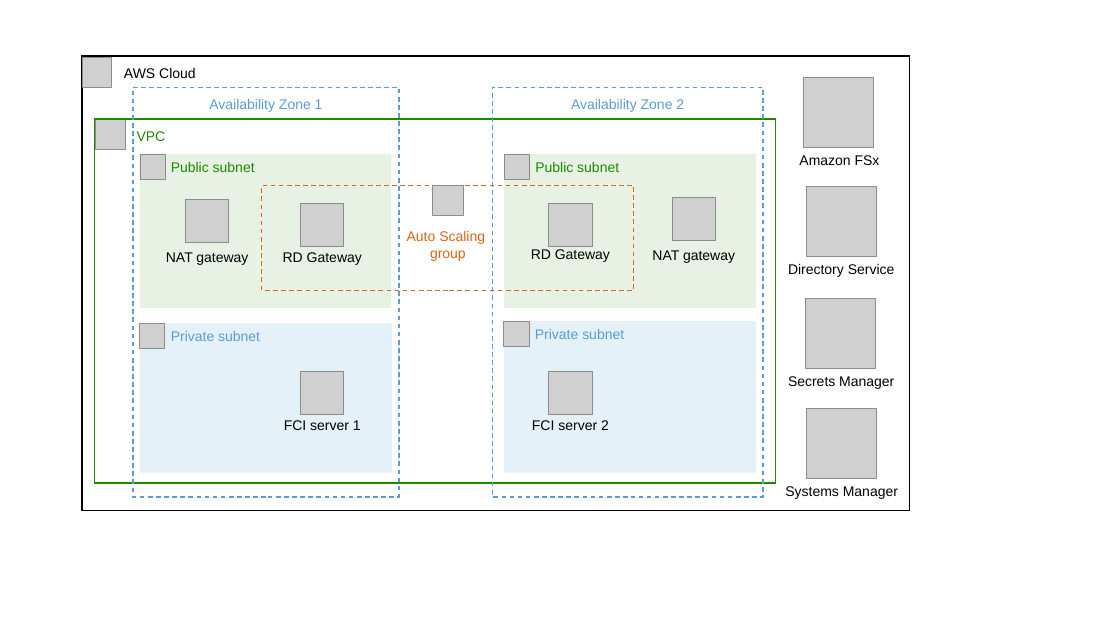
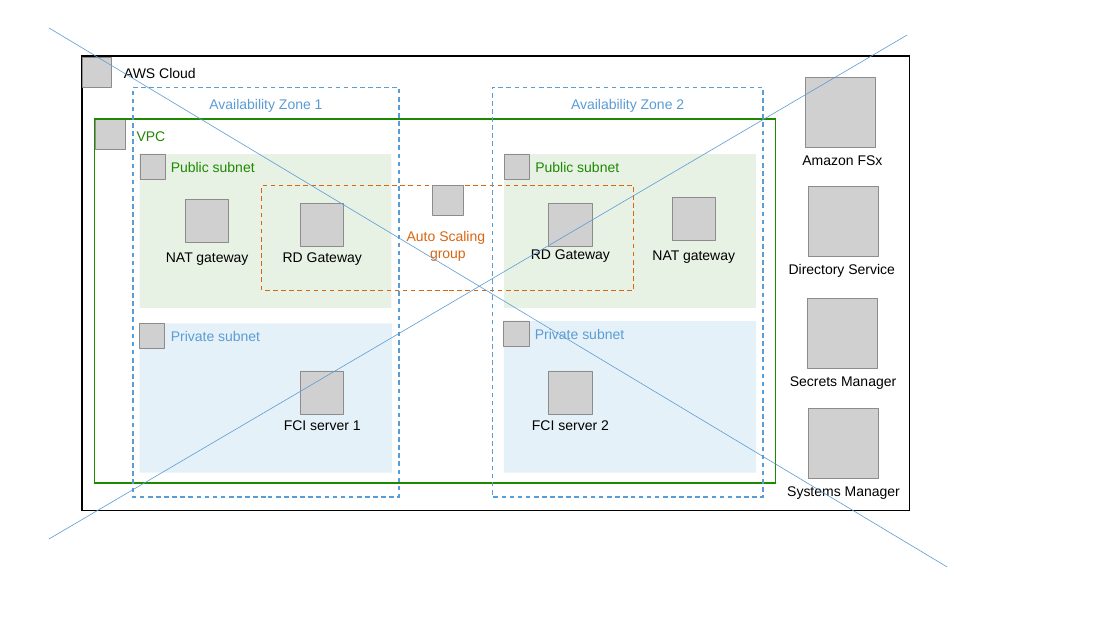
Before and after one commit to aws-quickstart/quickstart-microsoft-sql-fci-fsx, a slide deck: slide 3 of docs/images/ms-sql-fci-fsx-architecture_diagram.pptx (slide 1 before the commit). Drawn at 1120x630 pixels with LibreOffice and Linux fonts; fonts in the diff are those of the drawing; grey boxes stand for pictures. Boxes give left, top, right and bottom in pixels: in the first picture for what was removed or moved away, otherwise in the second. Text is boxed around its words. In the diff, an @@ line names an element or a change of style, - is before the commit and + after.

```diff
--- a/docs/images/ms-sql-fci-fsx-architecture_diagram.pptx
+++ b/docs/images/ms-sql-fci-fsx-architecture_diagram.pptx
@@ line added from (49, 28) to (948, 567), #5B9BD5 0.5 pt @@
@@ line added from (49, 539) to (907, 35), #5B9BD5 0.5 pt @@
```
Also in this commit, not shown: 4 slides added, 10 other files.
